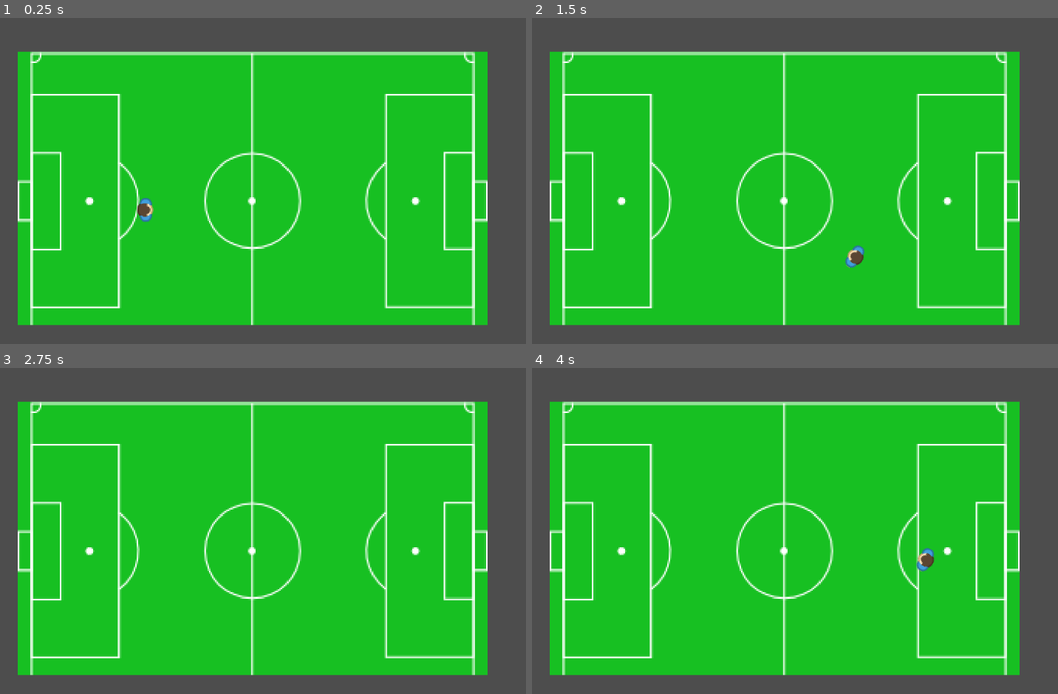
Above: before the commit, frames 1-4 (two rows, left to right).
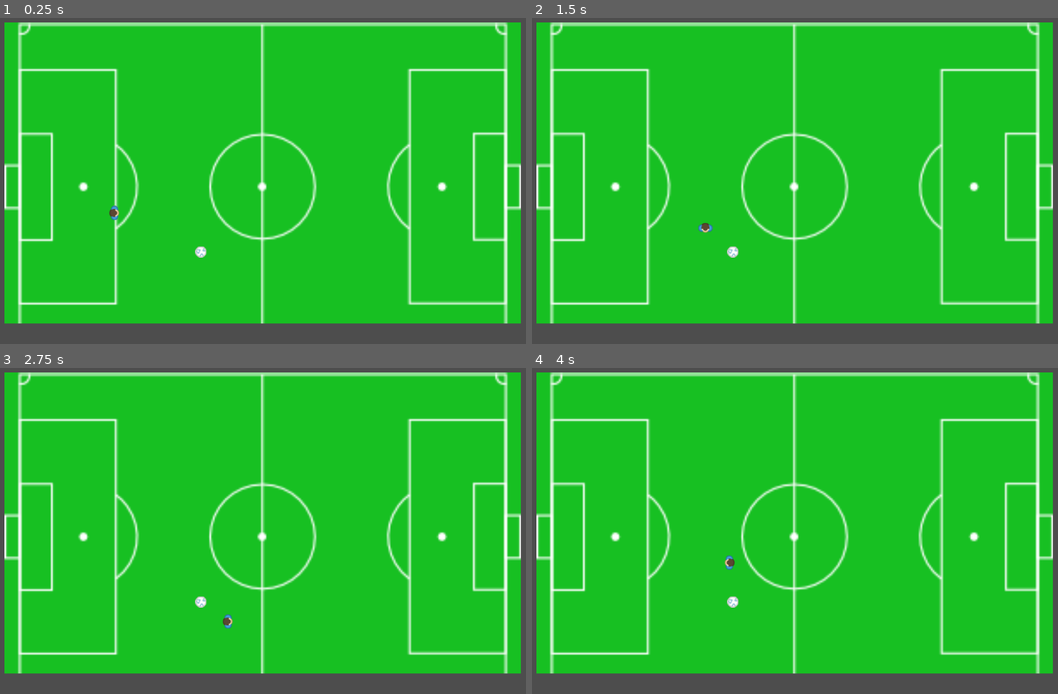
Above: after the commit, the same moments.

Repository: salioundong/TP3_Godot
Game: Godot game, scene res://world.tscn
Two runs of this game, one before a commit and one after it. Both use one fixed random seed, a clock stepped at 60 frames per second and the inputs below.
Inputs:
- Up to frame 1 (0.25 s): no input
- Up to frame 2 (1.5 s): tap Enter at 0.5 s; hold Right (ui_right) 0.53-1.28 s; hold Down (ui_down) from 1.28 s (still down)
- Up to frame 3 (2.75 s): release Down (ui_down) at 2.03 s; hold Right (ui_right) from 2.03 s (still down)
- Up to frame 4 (4 s): release Right (ui_right) at 2.78 s; hold Up (ui_up) 2.78-3.53 s; hold Left (ui_left) from 3.53 s (still down)

The runs differ from the first frame. In frame 1, 27% of the frame differs, in the area x 0-100%, y 1-95%; in frame 2, 27%; in frame 3, 27%; in frame 4, 27%.

Commit message:
ajout d'un ballon

Diff:
--- /dev/null
+++ b/Camera2D.gd
@@ -0,0 +1,11 @@
+extends Camera2D
+
+
+# Called when the node enters the scene tree for the first time.
+func _ready():
+	pass # Replace with function body.
+
+
+# Called every frame. 'delta' is the elapsed time since the previous frame.
+func _process(delta):
+	pass
--- /dev/null
+++ b/ball_soccer_2.gd
@@ -0,0 +1,11 @@
+extends RigidBody2D
+
+
+# Called when the node enters the scene tree for the first time.
+func _ready():
+	pass # Replace with function body.
+
+
+# Called every frame. 'delta' is the elapsed time since the previous frame.
+func _process(_delta):
+	pass
--- /dev/null
+++ b/ball_soccer_2.tscn
@@ -0,0 +1,14 @@
+[gd_scene load_steps=3 format=3 uid="uid://dxeuossvaglbd"]
+
+[ext_resource type="Script" path="res://ball_soccer_2.gd" id="1_ox5ss"]
+
+[sub_resource type="CapsuleShape2D" id="CapsuleShape2D_orv6p"]
+radius = 5.0
+height = 10.0
+
+[node name="BallSoccer2" type="RigidBody2D"]
+script = ExtResource("1_ox5ss")
+
+[node name="CollisionShape2D" type="CollisionShape2D" parent="."]
+position = Vector2(0, 2)
+shape = SubResource("CapsuleShape2D_orv6p")
--- /dev/null
+++ b/balle.tscn
@@ -0,0 +1,10 @@
+[gd_scene load_steps=2 format=3 uid="uid://ctibn6mxwngx8"]
+
+[sub_resource type="CapsuleShape2D" id="CapsuleShape2D_01tks"]
+
+[node name="BallSoccer2" type="RigidBody2D"]
+position = Vector2(165, 166)
+gravity_scale = -0.37
+
+[node name="CollisionShape2D" type="CollisionShape2D" parent="."]
+shape = SubResource("CapsuleShape2D_01tks")
--- a/player.gd
+++ b/player.gd
@@ -1,7 +1,7 @@
 extends CharacterBody2D
 
-@export var speed = 150
-@export var acceleration = 0.7
+@export var speed = 50
+@export var acceleration = 0.1
 @export var friction = 0.05
 
 @onready var animation = $AnimationPlayer
@@ -21,8 +21,7 @@
 	return direction.normalized()
 
 func update_movement(direction):
-	velocity.x = direction.x * speed
-	velocity.y = direction.y * speed
+	velocity = direction * speed
 	move_and_slide()
 
 	if direction != Vector2.ZERO:
@@ -30,7 +29,7 @@
 
 func look_at_direction(direction):
 	if direction != Vector2.ZERO:
-		look_at(direction)
+		rotation = direction.angle()
 
 func update_animation(direction):
 	if direction != Vector2.ZERO:
--- a/player.tscn
+++ b/player.tscn
@@ -5,7 +5,8 @@
 [ext_resource type="Texture2D" uid="uid://clnwswj1oeidc" path="res://Asset/my_players.png" id="3_c2mfs"]
 
 [sub_resource type="CapsuleShape2D" id="CapsuleShape2D_125ox"]
-height = 45.0
+radius = 7.5
+height = 15.0
 
 [sub_resource type="AtlasTexture" id="AtlasTexture_pkbef"]
 atlas = ExtResource("2_lak8t")
@@ -140,8 +141,8 @@
 states/run/node = SubResource("AnimationNodeAnimation_pvcf2")
 states/run/position = Vector2(414, 91)
 
-[sub_resource type="Animation" id="Animation_jrfbr"]
-resource_name = "idle"
+[sub_resource type="Animation" id="Animation_tf4ml"]
+length = 0.001
 tracks/0/type = "value"
 tracks/0/imported = false
 tracks/0/enabled = true
@@ -155,8 +156,8 @@
 "values": [9]
 }
 
-[sub_resource type="Animation" id="Animation_tf4ml"]
-length = 0.001
+[sub_resource type="Animation" id="Animation_jrfbr"]
+resource_name = "idle"
 tracks/0/type = "value"
 tracks/0/imported = false
 tracks/0/enabled = true
@@ -224,7 +225,7 @@
 }
 
 [node name="MyPlayers" type="Sprite2D" parent="."]
-scale = Vector2(0.5, 0.5)
+scale = Vector2(0.3, 0.3)
 texture = ExtResource("3_c2mfs")
 hframes = 4
 vframes = 6
--- a/project.godot
+++ b/project.godot
@@ -25,6 +25,5 @@
 
 [rendering]
 
-textures/canvas_textures/default_texture_filter=0
 renderer/rendering_method="gl_compatibility"
 renderer/rendering_method.mobile="gl_compatibility"
--- /dev/null
+++ b/rigid_body_2d.tscn
@@ -0,0 +1,15 @@
+[gd_scene load_steps=3 format=3 uid="uid://ckv67syi0f7hx"]
+
+[ext_resource type="Texture2D" uid="uid://b0fshpd4ne4i7" path="res://TP3_Godot/Sports Pack/PNG/Equipment/ball_soccer3.png" id="1_pdg7o"]
+
+[sub_resource type="CapsuleShape2D" id="CapsuleShape2D_wylqt"]
+
+[node name="RigidBody2D" type="RigidBody2D"]
+gravity_scale = 0.0
+
+[node name="CollisionShape2D" type="CollisionShape2D" parent="."]
+shape = SubResource("CapsuleShape2D_wylqt")
+
+[node name="Ball" type="Sprite2D" parent="."]
+scale = Vector2(0.4, 0.4)
+texture = ExtResource("1_pdg7o")
--- a/world.tscn
+++ b/world.tscn
@@ -1,7 +1,8 @@
-[gd_scene load_steps=5 format=3 uid="uid://cqtxug2mo8nc4"]
+[gd_scene load_steps=6 format=3 uid="uid://cqtxug2mo8nc4"]
 
 [ext_resource type="Texture2D" uid="uid://ddmede3qsvy3t" path="res://Asset/terrain.png" id="1_k5lrj"]
 [ext_resource type="PackedScene" uid="uid://botojytb3hmev" path="res://player.tscn" id="2_d4fdg"]
+[ext_resource type="PackedScene" uid="uid://ckv67syi0f7hx" path="res://rigid_body_2d.tscn" id="3_3dmg3"]
 
 [sub_resource type="TileSetAtlasSource" id="TileSetAtlasSource_0crg7"]
 texture = ExtResource("1_k5lrj")
@@ -267,13 +268,18 @@
 sources/0 = SubResource("TileSetAtlasSource_0crg7")
 
 [node name="World" type="Node2D"]
+position = Vector2(-2, -4)
 
 [node name="TileMap" type="TileMap" parent="."]
-position = Vector2(-291, 125)
+position = Vector2(-330, 120.333)
+scale = Vector2(1.1, 1.1)
 tile_set = SubResource("TileSet_8r3q8")
 format = 2
 layer_0/tile_data = PackedInt32Array(-262131, 0, 0, -196595, 0, 1, -131059, 0, 2, -65523, 0, 3, 13, 0, 4, 65549, 0, 5,  …(3617 unchanged characters)…
 
 [node name="Player" parent="." instance=ExtResource("2_d4fdg")]
-position = Vector2(116, 126)
+position = Vector2(98, 132)
 platform_floor_layers = 4278190081
+
+[node name="RigidBody2D" parent="." instance=ExtResource("3_3dmg3")]
+position = Vector2(153, 157)
